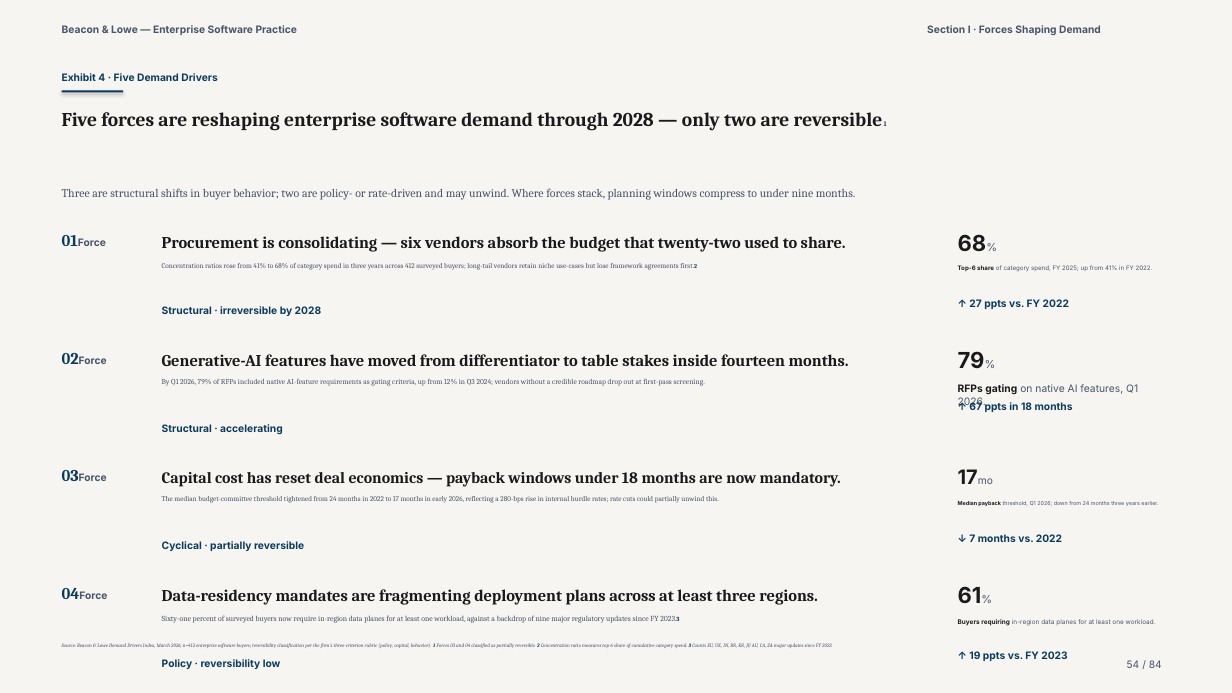
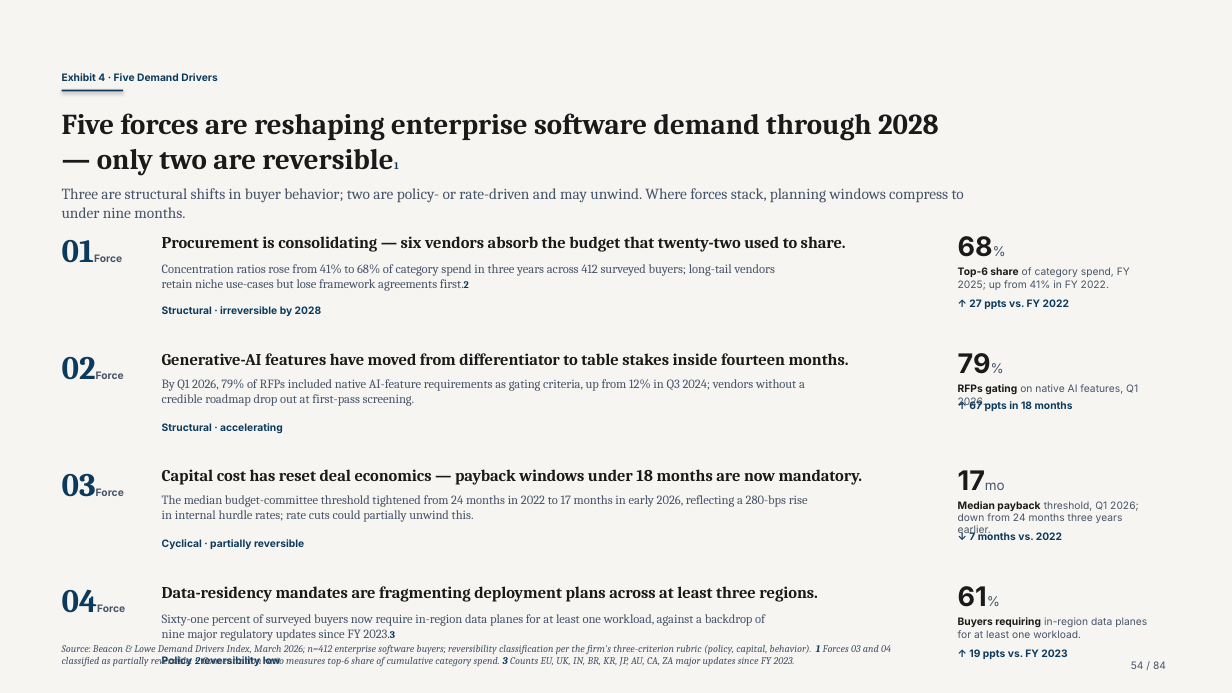
Before and after one commit to vamsiramakrishnan/pixelpitch, a slide deck: slide 39 of _bench/corpus/divergent-deck.pptx. Drawn at 1232x693 pixels with LibreOffice and Linux fonts; fonts in the diff are those of the drawing. Boxes give left, top, right and bottom in pixels: in the first picture for what was removed or moved away, otherwise in the second. Text is boxed around its words. In the diff, an @@ line names an element or a change of style, - is before the commit and + after.

```diff
--- a/_bench/corpus/divergent-deck.pptx
+++ b/_bench/corpus/divergent-deck.pptx
@@ text removed at bbox=[62, 25, 297, 35] @@
-Beacon & Lowe — Enterprise Software Practice
@@ text removed at bbox=[927, 25, 1101, 35] @@
-Section I · Forces Shaping Demand
@@ text "Five forces are reshaping enterprise ..." at bbox=[62, 113, 939, 176]: size 15.2 to 22.5 pt; size 5.4 to 8 pt in "reversible1" @@
@@ text "Three are structural shifts in ..." at bbox=[62, 188, 964, 218]: size 9.3 to 12 pt @@
@@ text "01Force" at bbox=[62, 230, 104, 280]: size 12.8 to 25.5 pt in "01Force" @@
@@ text "68%" at bbox=[958, 236, 993, 257]: size 17.2 to 21 pt, size 8.6 to 10.5 pt in "68%" @@
@@ text "Concentration ratios rose from 41% ..." at bbox=[162, 264, 775, 291]: size 5.6 to 9.8 pt; size 4.6 to 8 pt in "first.2" @@
@@ text "Top-6 share of category spend, ..." at bbox=[958, 267, 1130, 290]: size 4.8 to 8 pt @@
@@ text "02Force" at bbox=[62, 347, 104, 396]: size 12.8 to 25.5 pt in "02Force" @@
@@ text "79%" at bbox=[958, 353, 991, 374]: size 17.2 to 21 pt, size 8.6 to 10.5 pt in "79%" @@
@@ text "By Q1 2026, 79% of ..." at bbox=[162, 379, 805, 406]: size 5.9 to 9.8 pt @@
@@ text "03Force" at bbox=[62, 464, 104, 514]: size 12.8 to 25.5 pt in "03Force" @@
@@ text "Capital cost has reset deal ..." at bbox=[162, 469, 862, 485]: size 12.4 to 12.8 pt @@
@@ text "17mo" at bbox=[958, 464, 1006, 494]: size 15.5 to 21 pt, size 8 to 10.5 pt in "17mo" @@
@@ text "The median budget-committee threshold tightened ..." at bbox=[162, 495, 808, 522]: size 5.6 to 9.8 pt @@
@@ text "Median payback threshold, Q1 2026; ..." at bbox=[958, 501, 1138, 536]: size 4.2 to 8 pt @@
@@ text "04Force" at bbox=[62, 580, 104, 630]: size 12.8 to 25.5 pt in "04Force" @@
@@ text "61%" at bbox=[958, 586, 987, 607]: size 17.2 to 21 pt, size 8.6 to 10.5 pt in "61%" @@
@@ text "Sixty-one percent of surveyed buyers ..." at bbox=[162, 614, 765, 641]: size 6 to 9.8 pt; size 4.9 to 8 pt in "2023.3" @@
@@ text "Buyers requiring in-region data planes ..." at bbox=[958, 617, 1147, 638]: size 5 to 8 pt @@
@@ text "Source: Beacon & Lowe Demand ..." at bbox=[62, 645, 891, 666]: size 4 to 8 pt @@
@@ text "Policy · reversibility low" rewrapped from bbox=[162, 659, 281, 669] to bbox=[201, 645, 734, 667] @@
@@ text "54 / 84": place and size @@
-text "54 / 84" at bbox=[1127, 660, 1162, 668]
+text "54 / 84" at bbox=[1131, 661, 1166, 669]
```
Also in this commit, not shown: 47 other slides changed, 1 slide added, 50 other files.
